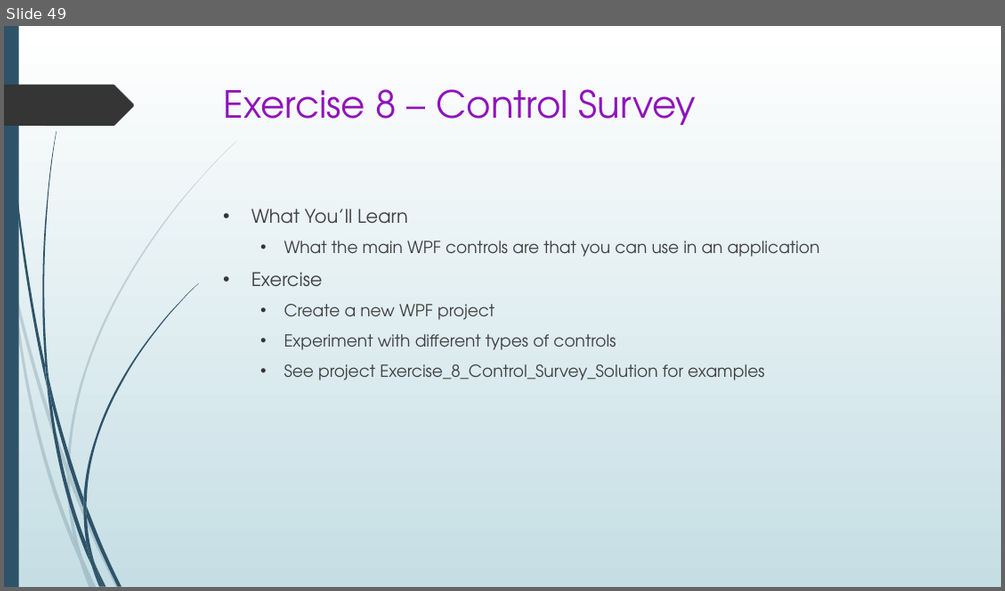
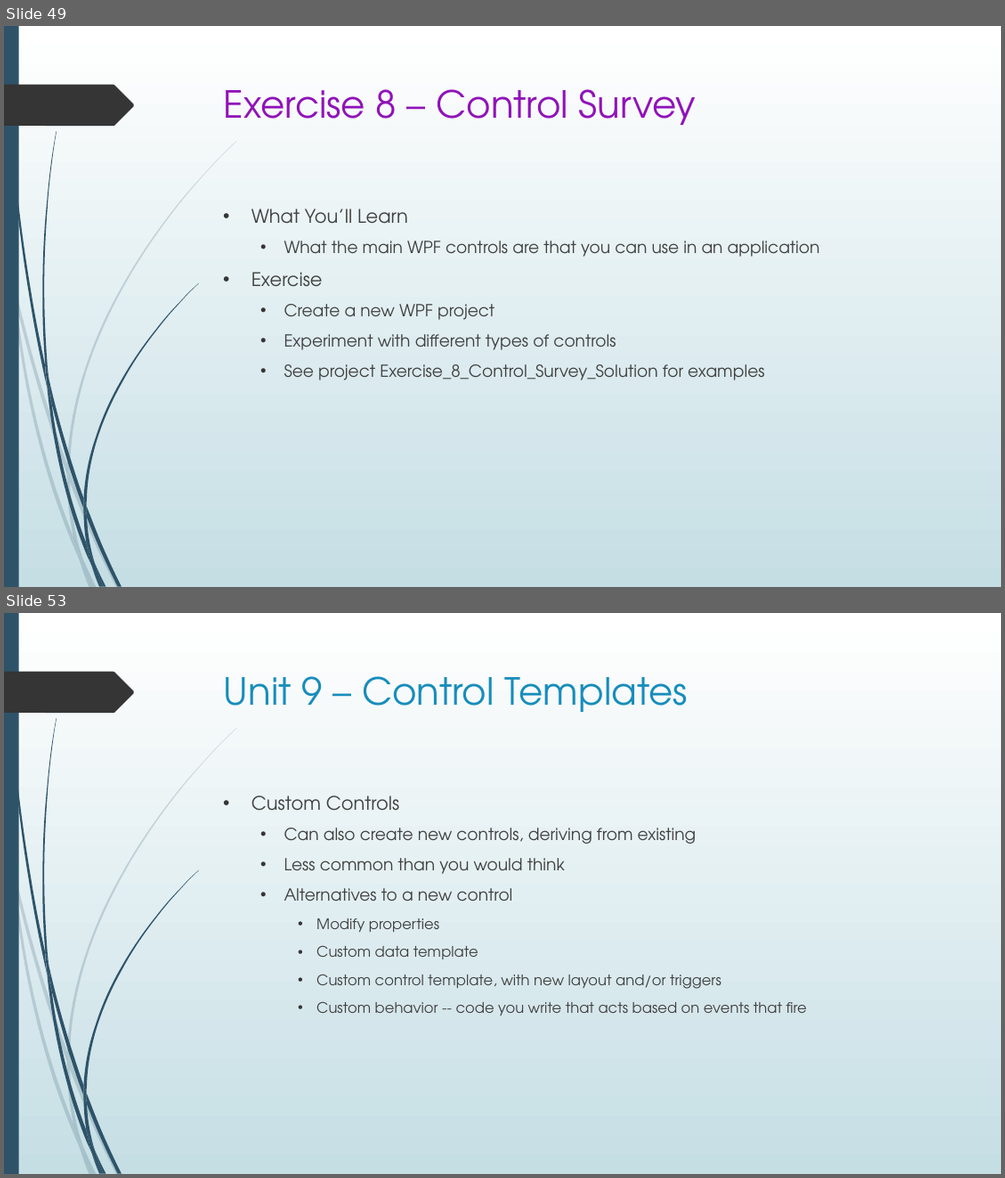
Before and after one commit to seanpsexton/wpf-workshop-solutions, a slide deck: WPF-Workshop-Sexton-Oct2023.pptx. Shown one above the other, each under a label of ours: slide 49 before the commit, slides 49 and 53 after it; the slides between them are not shown. The pictures are 1005x591 and 1005x1178 pixels, drawn with LibreOffice and Linux fonts; fonts in the diff are those of the drawing. Boxes give left, top, right and bottom in pixels: in the first picture for what was removed or moved away, otherwise in the second. Text is boxed around its words. In the diff, an @@ line names an element or a change of style, - is before the commit and + after.

```diff
--- a/WPF-Workshop-Sexton-Oct2023.pptx
+++ b/WPF-Workshop-Sexton-Oct2023.pptx
@@ slide 53 added at (4, 613, 1001, 1174), background gradient #FFFFFF to #C5DEE5; not listed: 24 template elements that a slide beside it also shows @@
@@ title added at (224, 676, 688, 712), 36 pt, text #178DBB @@
+Unit 9 – Control Templates
@@ text added at (251, 795, 807, 1015), 14 pt, text #404040 @@
+• Custom Controls
+  • Can also create new controls, deriving from existing
+  • Less common than you would think
+  • Alternatives to a new control
+    • Modify properties
+    • Custom data template
+    • Custom control template, with new layout and/or triggers
+    • Custom behavior -- code you write that acts based on events that fire
```
Also in this commit, not shown: 9 other slides added.
